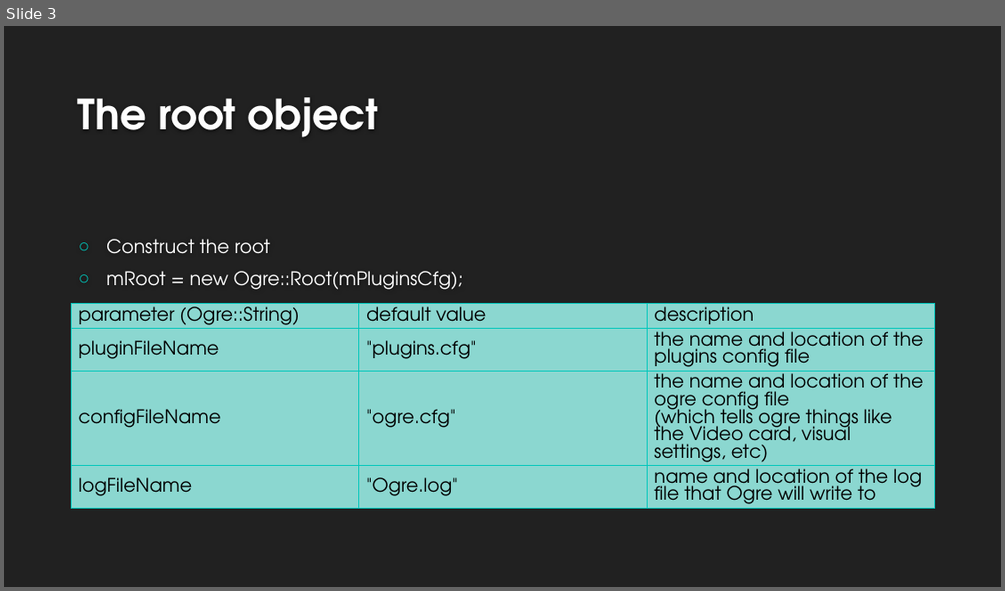
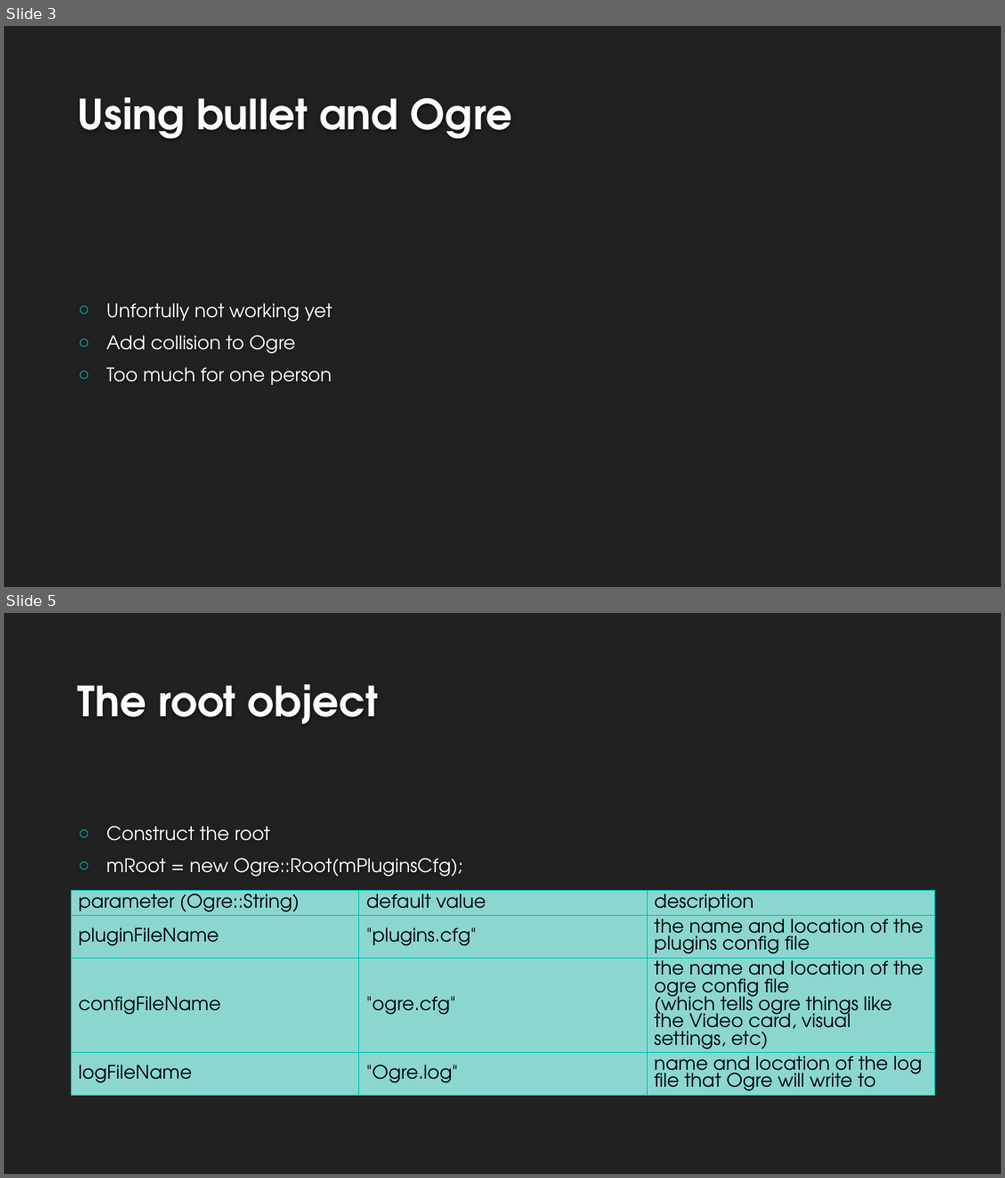
Before and after one commit to sw-eng-2014/BaseApplication, a slide deck: Presentation.pptx. Shown one above the other, each under a label of ours: slide 3 before the commit, slides 3 and 5 after it; the slides between them are not shown. The pictures are 1005x591 and 1005x1178 pixels, drawn with LibreOffice and Linux fonts; fonts in the diff are those of the drawing; background and template pictures are left out. Boxes give left, top, right and bottom in pixels: in the first picture for what was removed or moved away, otherwise in the second. Text is boxed around its words. In the diff, an @@ line names an element or a change of style, - is before the commit and + after.

```diff
--- a/Presentation.pptx
+++ b/Presentation.pptx
@@ slide 3 added at <box>4,26,1001,587</box>, background #212121 @@
@@ title added at <box>78,97,512,139</box>, 40 pt, text #FEFEFE, bold @@
+Using bullet and Ogre
@@ text added at <box>106,303,332,385</box>, 18 pt, text #FFFFFF @@
+○ Unfortully not working yet
+○ Add collision to Ogre
+○ Too much for one person
@@ what was slide 3 is now slide 5 @@
```
Also in this commit, not shown: 2 slides changed, 4 other slides added, 30 other files.
